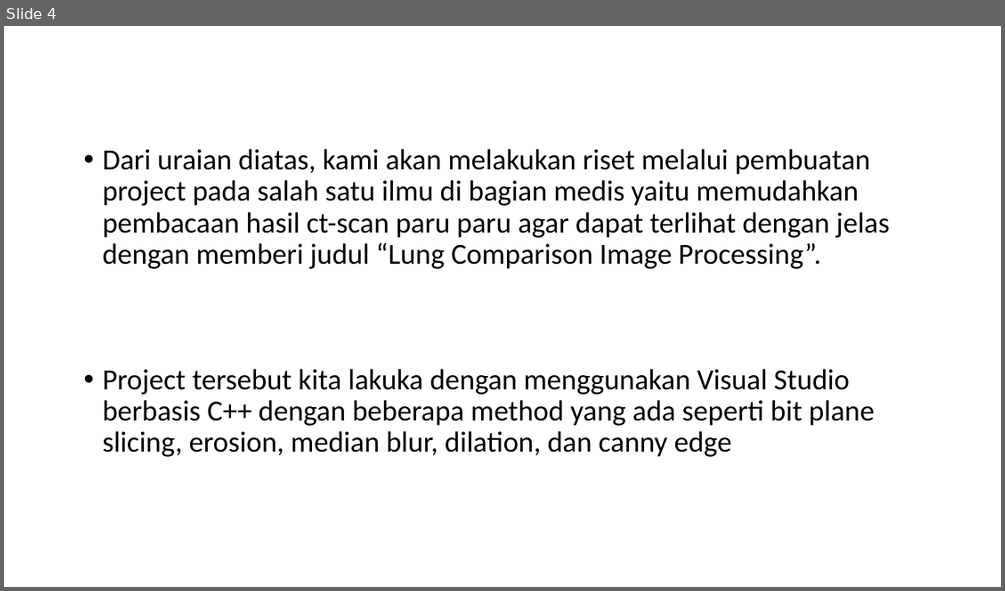
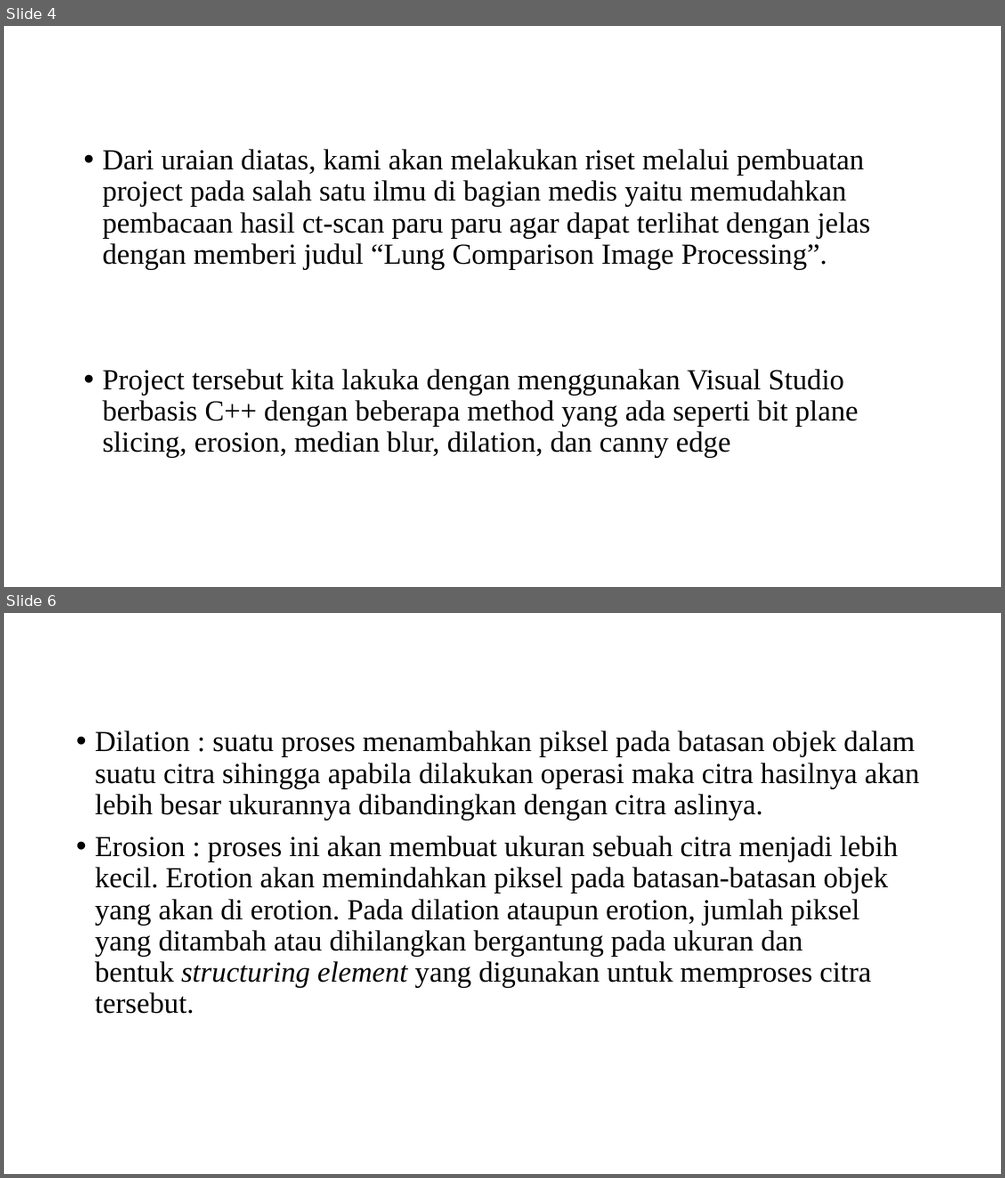
Before and after one commit to AbiantoW/Lung-Comparation-Image-Processing, a slide deck: Lung Comparison Image Processing.pptx. Shown one above the other, each under a label of ours: slide 4 before the commit, slides 4 and 6 after it; the slides between them are not shown. The pictures are 1005x591 and 1005x1178 pixels, drawn with LibreOffice and Linux fonts; fonts in the diff are those of the drawing; background and template pictures are left out. Boxes give left, top, right and bottom in pixels: in the first picture for what was removed or moved away, otherwise in the second. Text is boxed around its words. In the diff, an @@ line names an element or a change of style, - is before the commit and + after.

```diff
--- a/Lung Comparison Image Processing.pptx
+++ b/Lung Comparison Image Processing.pptx
@@ slide 6 added at (4, 613, 1001, 1174), background picture (left out) @@
@@ text added at (95, 730, 920, 1013), 28 pt, text #000000 @@
+• Dilation : suatu proses menambahkan piksel pada batasan objek dalam suatu citra sihingga apabila dilakukan operasi maka citra hasilnya akan lebih besar ukurannya dibandingkan dengan citra aslinya.
+• Erosion : proses ini akan membuat ukuran sebuah citra menjadi lebih kecil. Erotion akan memindahkan piksel pada batasan-batasan objek yang akan di erotion. Pada dilation ataupun erotion, jumlah piksel yang ditambah atau dihilangkan bergantung pada ukuran dan bentuk structuring element yang digunakan untuk memproses citra tersebut.
@@ slide 4 changed as well @@
@@ text "Dari uraian diatas, kami akan ..." at (103, 149, 871, 458): font Calibri to Times New Roman @@
```
Also in this commit, not shown: 3 other slides changed, 1 other slide added.
